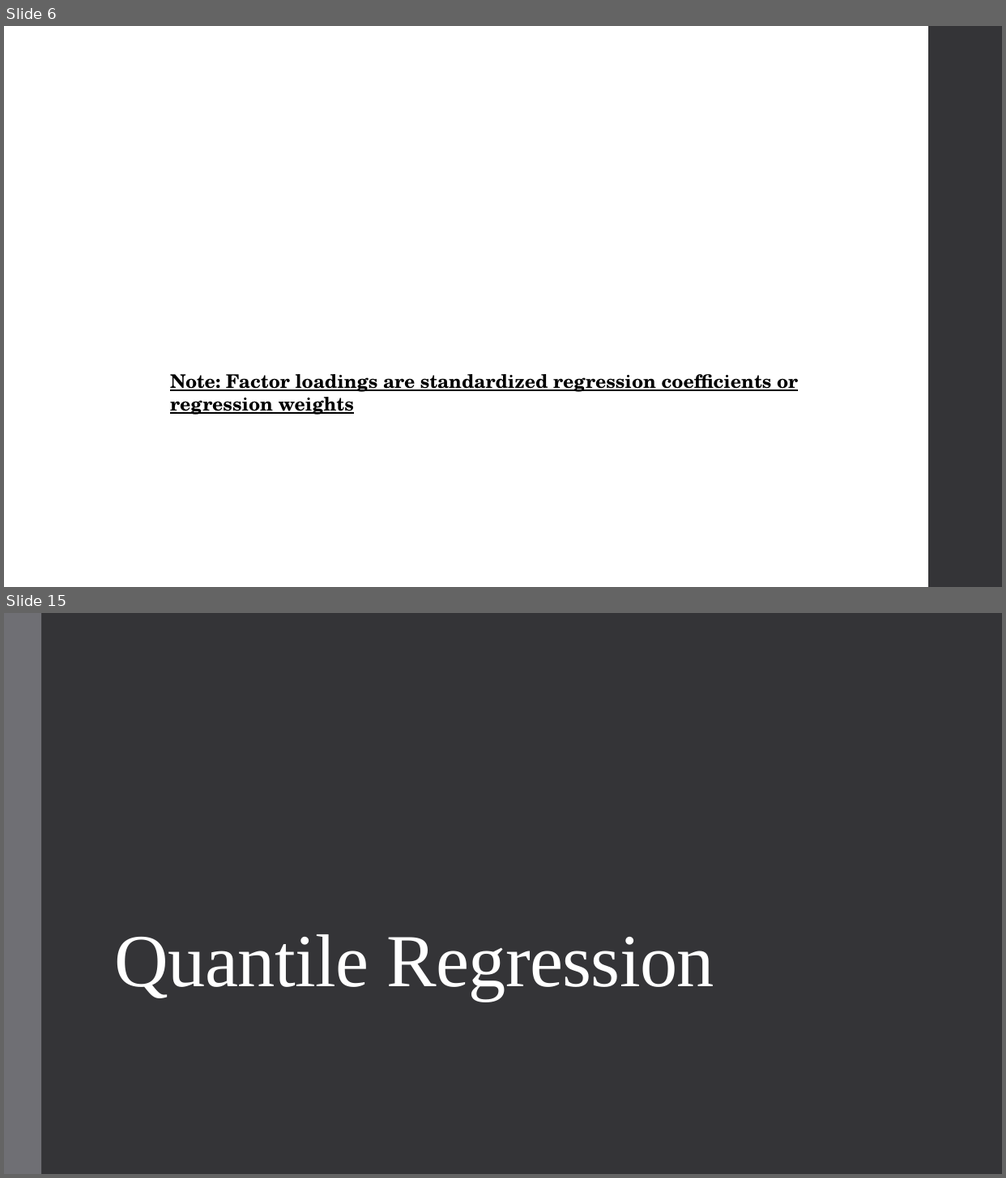
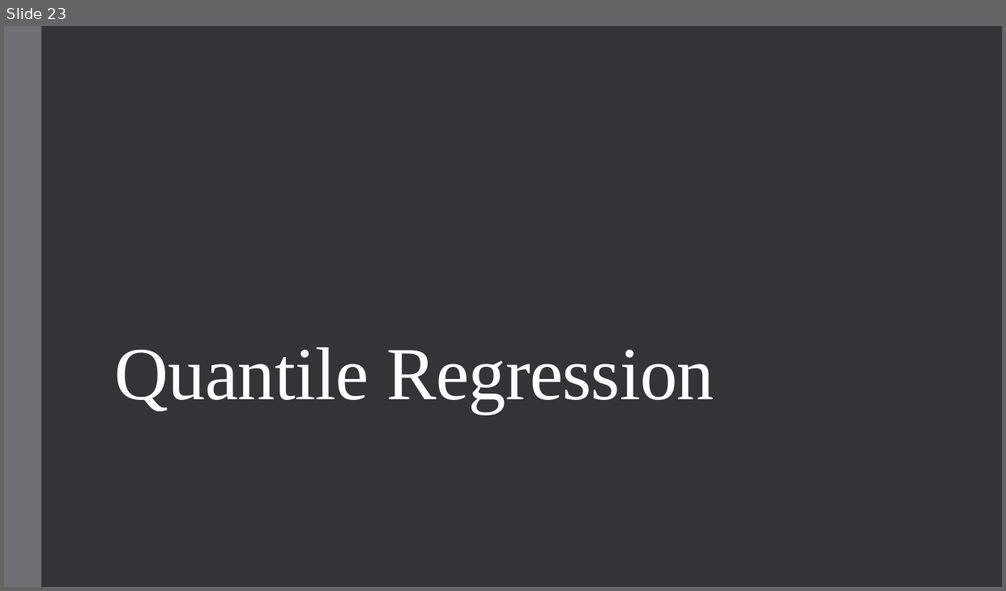
Before and after one commit to qiufei/fork-HAD5744, a slide deck: Lecture10_SyntheticControl_QuantileRegression/Lecture10_SyntheticControl_QuantileRegression.pptx. Shown one above the other, each under a label of ours: slides 6 and 15 before the commit, slide 23 after it; the slides between them are not shown. The pictures are 1006x1178 and 1006x591 pixels, drawn with LibreOffice and Linux fonts; fonts in the diff are those of the drawing; background and template pictures are left out. Boxes give left, top, right and bottom in pixels: in the first picture for what was removed or moved away, otherwise in the second. Text is boxed around its words. In the diff, an @@ line names an element or a change of style, - is before the commit and + after.

```diff
--- a/Lecture10_SyntheticControl_QuantileRegression/Lecture10_SyntheticControl_QuantileRegression.pptx
+++ b/Lecture10_SyntheticControl_QuantileRegression/Lecture10_SyntheticControl_QuantileRegression.pptx
@@ slide 6 removed at (4, 26, 1002, 587), background picture (left out) @@
@@ rectangle removed at (928, 26, 1002, 587) @@
@@ text removed at (170, 374, 798, 415) @@
-Note: Factor loadings are standardized regression coefficients or regression weights
@@ what was slide 15 is now slide 23 @@
```
Also in this commit, not shown: 2 slides changed, 38 slides added, 12 other slides removed, 31 other files.
